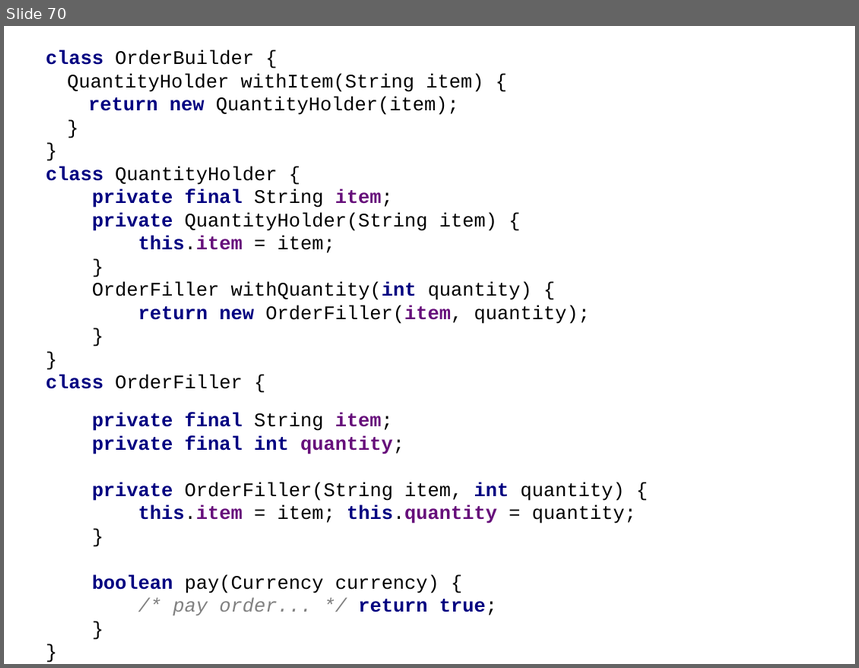
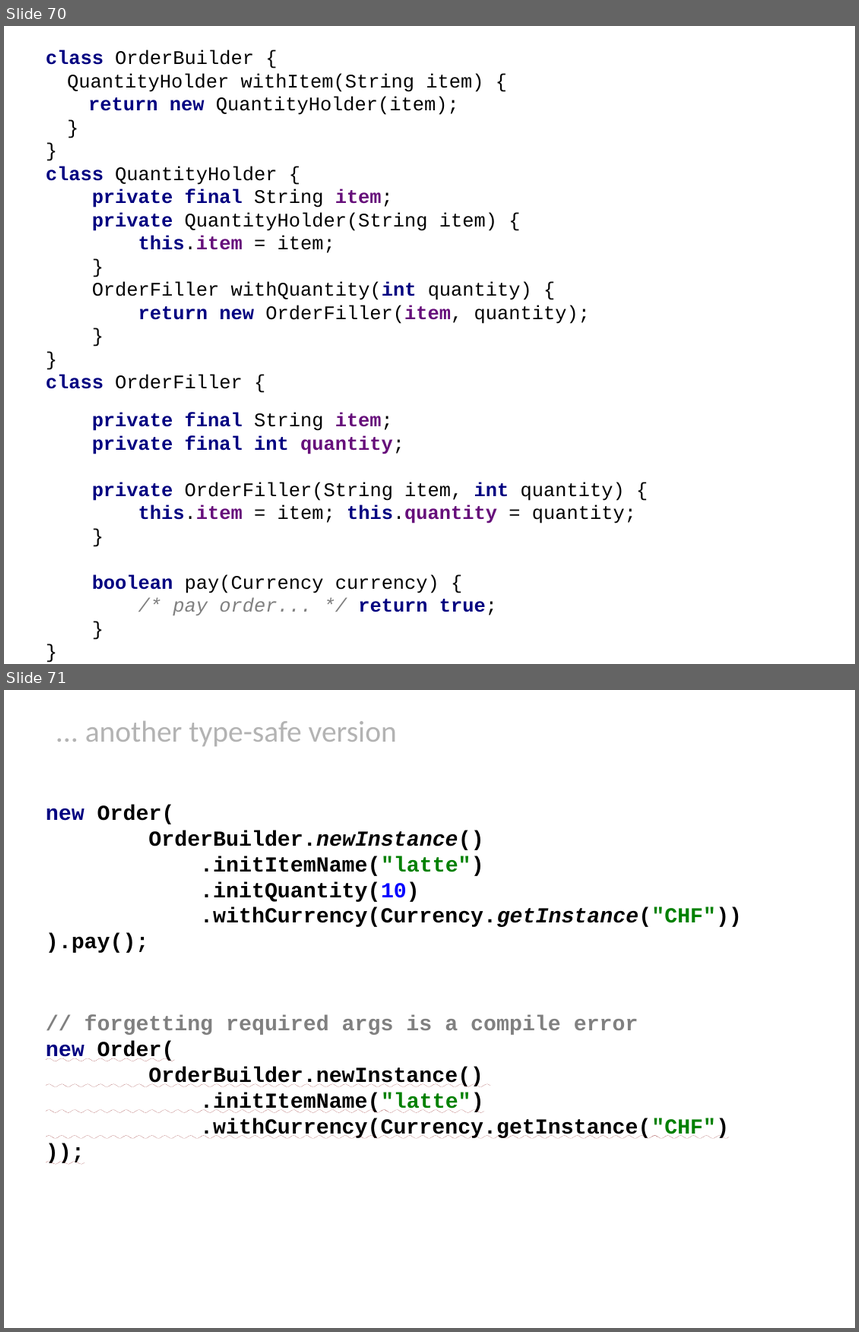
Before and after one commit to HamletDRC/presentations, a slide deck: javaboilerplatebusters/BoilerPlateBusters.odp. Shown one above the other, each under a label of ours: slide 70 before the commit, slides 70 and 71 after it. The pictures are 859x668 and 859x1332 pixels, drawn with LibreOffice and Linux fonts; fonts in the diff are those of the drawing; background and template pictures are left out. Boxes give left, top, right and bottom in pixels: in the first picture for what was removed or moved away, otherwise in the second. Text is boxed around its words. In the diff, an @@ line names an element or a change of style, - is before the commit and + after.

Commit message:
added generic builder from Sven into boilerplate buster slides

```diff
--- a/javaboilerplatebusters/BoilerPlateBusters.odp
+++ b/javaboilerplatebusters/BoilerPlateBusters.odp
@@ slide 71 added at (x1=4, y1=690, x2=855, y2=1328), background picture (left out) @@
@@ title added at (x1=85, y1=721, x2=397, y2=746), 28 pt, text #B3B3B3 @@
+... another type-safe version
@@ text added at (x1=46, y1=805, x2=742, y2=1138), 20 pt, text #000000, bold @@
+new Order(
+OrderBuilder.newInstance()
+.initItemName("latte")
+.initQuantity(10)
+.withCurrency(Currency.getInstance("CHF"))
+).pay();
+// forgetting required args is a compile error
+new Order(
+OrderBuilder.newInstance()
+.initItemName("latte")
+.withCurrency(Currency.getInstance("CHF")
+));
```
Also in this commit, not shown: 1 other slide added, 4 other files.
